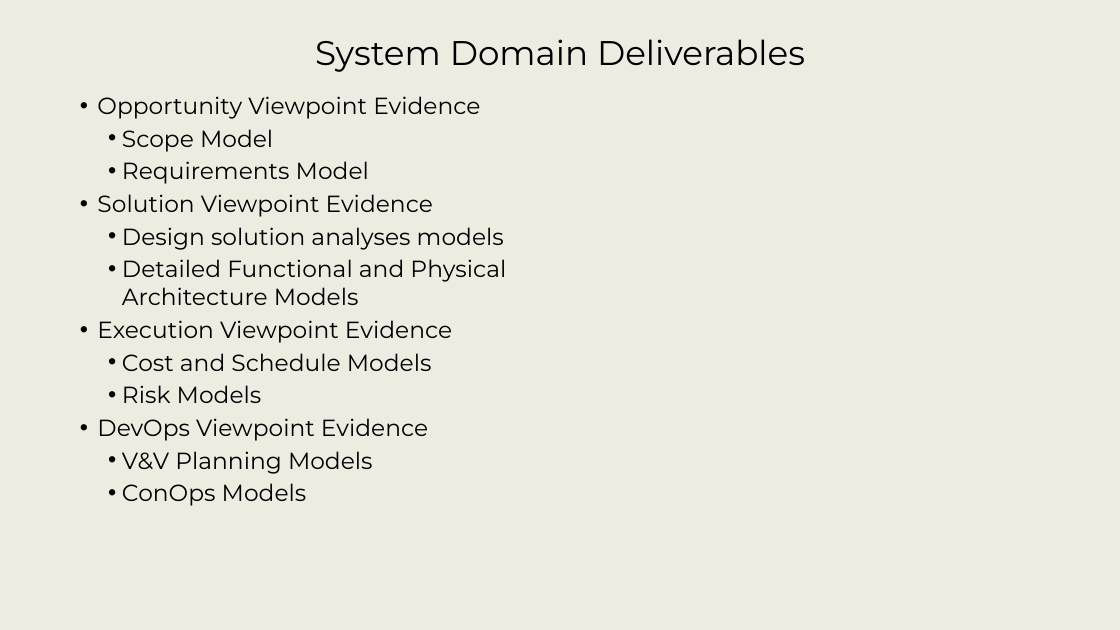
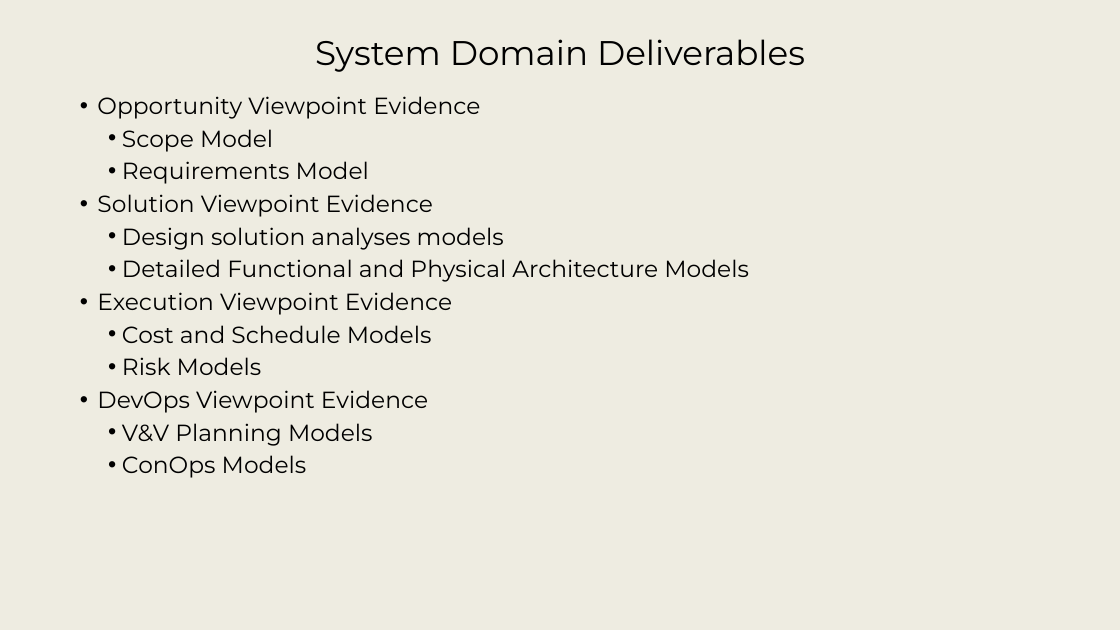
Before and after one commit to srudder16/Lifecycle_Modeling, a slide deck: slide 73 of 2025_WSRC/2026 WSRC Tutorial - 1.pptx (slide 71 before the commit). Drawn at 1120x630 pixels with LibreOffice and Linux fonts; fonts in the diff are those of the drawing; background and template pictures are left out. Boxes give left, top, right and bottom in pixels: in the first picture for what was removed or moved away, otherwise in the second. Text is boxed around its words. In the diff, an @@ line names an element or a change of style, - is before the commit and + after.

```diff
--- a/2025_WSRC/2026 WSRC Tutorial - 1.pptx
+++ b/2025_WSRC/2026 WSRC Tutorial - 1.pptx
@@ text "Opportunity Viewpoint Evidence" rewrapped from (97, 96, 506, 501) to (97, 96, 749, 478) @@
```
Also in this commit, not shown: 2 other slides changed, 2 slides added.
